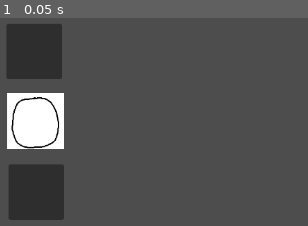
Above: before the commit, frame 1.
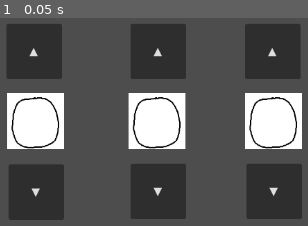
Above: after the commit, the same moment.

Repository: DepressoExpressoBoi/Godot-Wild-Jam-Signal
Game: Godot game, scene res://scenes/puzzle_scenes/puzzle_number_game.tscn
The game is run twice, just before and just after one commit, with the same random seed, the same clock (stepped at 60 frames per second) and the same inputs. This scene is started directly instead of the project's main scene.
Inputs:
- Up to frame 1 (0.05 s): no input

The runs differ from the first frame. In frame 1, 29% of the frame differs, in the area x 9-99%, y 2-97%.
Error before the commit: Invalid assignment of property or key 'text' with value of type 'String' on a base object of type 'null instance'. (res://scenes/puzzle_scenes/puzzle_number_ga…

Commit message:
added most of the number puzzle logic

Diff:
--- a/scenes/puzzle_scenes/puzzle_number_game.gd
+++ /dev/null
@@ -1,42 +0,0 @@
-extends Control
-
-func _ready():
-
-	#--------------------------[button 1]---------------------------------------
-
-	# making button 1 up, t.c.
-	var upButton1 = $upButton1
-	upButton1.text = "▲"
-	upButton1.pressed.connect(_on_button_up_1_button_down)
-	upButton1.pressed.connect(_on_button_up_1_button_up)
-	add_child(upButton1)
-
-
-	# making the down button 1, t.c
-	var downButton1 = $downButton1
-	downButton1.text = "▼"
-	downButton1.pressed.connect(_on_button_down_1_button_down)
-	downButton1.pressed.connect(_on_button_down_1_button_up)
-	add_child(downButton1)
-
-
-
-
-
-#--------------------------[button 1 up]---------------------------------------
-
-func _on_button_up_1_button_up() -> void:
-	pass # Replace with function body.
-
-
-func _on_button_up_1_button_down() -> void:
-	pass # Replace with function body.
-
-#--------------------------[button 1 down]---------------------------------------
-
-func _on_button_down_1_button_up() -> void:
-	pass # Replace with function body.
-
-
-func _on_button_down_1_button_down() -> void:
-	pass # Replace with function body.
--- a/scenes/puzzle_scenes/puzzle_number_game.tscn
+++ b/scenes/puzzle_scenes/puzzle_number_game.tscn
@@ -1,6 +1,6 @@
 [gd_scene format=3 uid="uid://bvlsiffhlq2gd"]
 
-[ext_resource type="Script" uid="uid://2vrxo81uugor" path="res://scenes/puzzle_scenes/puzzle_number_game.gd" id="1_xm4jx"]
+[ext_resource type="Script" uid="uid://2vrxo81uugor" path="res://scripts/puzzle_scripts/puzzle_number_game.gd" id="1_xm4jx"]
 [ext_resource type="Texture2D" uid="uid://daqp00uvmnev3" path="res://assets/number1.png" id="2_2jepg"]
 [ext_resource type="Texture2D" uid="uid://dasugp2w8qofj" path="res://assets/number0.png" id="2_sl06x"]
 [ext_resource type="Texture2D" uid="uid://bplxcqw1n7he" path="res://assets/number2.png" id="3_17p3q"]
@@ -86,7 +86,55 @@
 offset_right = 163.0
 offset_bottom = 362.0
 
+[node name="buttonUp2" type="Button" parent="." unique_id=225945131]
+layout_mode = 0
+offset_left = 259.0
+offset_top = 79.0
+offset_right = 339.0
+offset_bottom = 159.0
+
+[node name="AnimatedSprite2D2" type="AnimatedSprite2D" parent="." unique_id=32844259]
+position = Vector2(296.99994, 220.00002)
+scale = Vector2(0.640625, 0.6328125)
+sprite_frames = SubResource("SpriteFrames_xm4jx")
+animation = &"number_lock"
+
+[node name="buttonDown2" type="Button" parent="." unique_id=2063250813]
+layout_mode = 0
+offset_left = 259.0
+offset_top = 281.0
+offset_right = 339.0
+offset_bottom = 361.0
+
+[node name="buttonUp3" type="Button" parent="." unique_id=38192512]
+layout_mode = 0
+offset_left = 424.0
+offset_top = 79.0
+offset_right = 504.0
+offset_bottom = 159.0
+
+[node name="AnimatedSprite2D3" type="AnimatedSprite2D" parent="." unique_id=1184167011]
+position = Vector2(464.99994, 220)
+scale = Vector2(0.640625, 0.6328125)
+sprite_frames = SubResource("SpriteFrames_xm4jx")
+animation = &"number_lock"
+
+[node name="buttonDown3" type="Button" parent="." unique_id=2060196594]
+layout_mode = 0
+offset_left = 426.0
+offset_top = 281.0
+offset_right = 506.0
+offset_bottom = 361.0
+
 [connection signal="button_down" from="buttonUp1" to="." method="_on_button_up_1_button_down"]
 [connection signal="button_up" from="buttonUp1" to="." method="_on_button_up_1_button_up"]
 [connection signal="button_down" from="buttonDown1" to="." method="_on_button_down_1_button_down"]
 [connection signal="button_up" from="buttonDown1" to="." method="_on_button_down_1_button_up"]
+[connection signal="button_down" from="buttonUp2" to="." method="_on_button_up_2_button_down"]
+[connection signal="button_up" from="buttonUp2" to="." method="_on_button_up_2_button_up"]
+[connection signal="button_down" from="buttonDown2" to="." method="_on_button_down_2_button_down"]
+[connection signal="button_up" from="buttonDown2" to="." method="_on_button_down_2_button_up"]
+[connection signal="button_down" from="buttonUp3" to="." method="_on_button_up_3_button_down"]
+[connection signal="button_up" from="buttonUp3" to="." method="_on_button_up_3_button_up"]
+[connection signal="button_down" from="buttonDown3" to="." method="_on_button_down_3_button_down"]
+[connection signal="button_up" from="buttonDown3" to="." method="_on_button_down_3_button_up"]
--- /dev/null
+++ b/scripts/puzzle_scripts/puzzle_number_game.gd
@@ -0,0 +1,135 @@
+extends Control
+
+func _ready():
+
+	#--------------------------[button 1 slot 1]---------------------------------------
+
+	# making button 1 up, t.c.
+	var upButton1 = $buttonUp1
+	upButton1.text = "▲"
+	upButton1.pressed.connect(_on_button_up_1_button_down)
+	upButton1.pressed.connect(_on_button_up_1_button_up)
+	add_child(upButton1)
+
+
+	# making the down button 1, t.c
+	var downButton1 = $buttonDown1
+	downButton1.text = "▼"
+	downButton1.pressed.connect(_on_button_down_1_button_down)
+	downButton1.pressed.connect(_on_button_down_1_button_up)
+	add_child(downButton1)
+
+#--------------------------[button 2 slot 2]---------------------------------------
+
+	var upButton2 = $buttonUp2
+	upButton2.text = "▲"
+	upButton2.pressed.connect(_on_button_up_2_button_down)
+	upButton2.pressed.connect(_on_button_up_2_button_up)
+	add_child(upButton2)
+
+	var downButton2 = $buttonDown2
+	downButton2.text = "▼"
+	downButton2.pressed.connect(_on_button_down_2_button_down)
+	downButton2.pressed.connect(_on_button_down_2_button_up)
+	add_child(downButton2)
+
+#--------------------------[button 3 slot 3]---------------------------------------
+
+	var upButton3 = $buttonUp3
+	upButton3.text = "▲"
+	upButton3.pressed.connect(_on_button_up_3_button_down)
+	upButton3.pressed.connect(_on_button_up_3_button_up)
+	add_child(upButton3)
+
+	var downButton3 = $buttonDown3
+	downButton3.text = "▼"
+	downButton3.pressed.connect(_on_button_down_3_button_down)
+	downButton3.pressed.connect(_on_button_down_3_button_up)
+	add_child(downButton3)
+
+
+
+
+
+
+
+
+
+
+
+
+
+
+#--------------------------[button 1 up slot 1]---------------------------------------
+
+func _on_button_up_1_button_up() -> void:
+	$AnimatedSprite2D.pause()
+
+	print("paused_button_up_1_button_up") # delete me
+
+
+func _on_button_up_1_button_down() -> void:
+	$AnimatedSprite2D.play("number_lock")
+
+	print("pressed_button_up_1_button_down") #delete me
+
+#--------------------------[button 1 down slot 1]---------------------------------------
+
+func _on_button_down_1_button_up() -> void:
+	$AnimatedSprite2D.pause()
+
+	print("paused_button_down_1_button_up") # delete me
+
+
+func _on_button_down_1_button_down() -> void:
+	$AnimatedSprite2D.play_backwards("number_lock")
+
+	print("pressed_button_down_1_button_down") #delete me
+
+#--------------------------[button 2 up slot 2]---------------------------------------
+
+func _on_button_up_2_button_up() -> void:
+	$AnimatedSprite2D2.pause()
+
+	print("paused_button_up_2_button_up") # delete me
+
+func _on_button_up_2_button_down() -> void:
+	$AnimatedSprite2D2.play("number_lock")
+
+	print("pressed_button_up_2_button_down") #delete me
+
+#--------------------------[button 2 down slot 2]---------------------------------------
+
+func _on_button_down_2_button_up() -> void:
+	$AnimatedSprite2D2.pause()
+
+	print("paused_button_down_2_button_up") # delete me
+
+func _on_button_down_2_button_down() -> void:
+	$AnimatedSprite2D2.play_backwards("number_lock")
+
+	print("pressed_button_down_2_button_down") #delete me
+
+#--------------------------[button 3 up slot 3]---------------------------------------
+
+func _on_button_up_3_button_up() -> void:
+	$AnimatedSprite2D3.pause()
+
+	print("paused_button_up_3_button_up") # delete me
+
+func _on_button_up_3_button_down() -> void:
+	$AnimatedSprite2D3.play("number_lock")
+
+	print("pressed_button_up_3_button_down") #delete me
+
+#--------------------------[button 3 down slot 3]---------------------------------------
+
+func _on_button_down_3_button_up() -> void:
+	$AnimatedSprite2D3.pause()
+
+	print("paused_button_down_3_button_up") # delete me
+
+func _on_button_down_3_button_down() -> void:
+	$AnimatedSprite2D3.play_backwards("number_lock")
+
+	print("pressed_button_down_3_button_down") #delete me
Renamed: scenes/puzzle_scenes/puzzle_number_game.gd.uid -> scripts/puzzle_scripts/puzzle_number_game.gd.uid
Not shown, added: scenes/puzzle_scenes/puzzle_number_game.tscn1044560329.tmp
